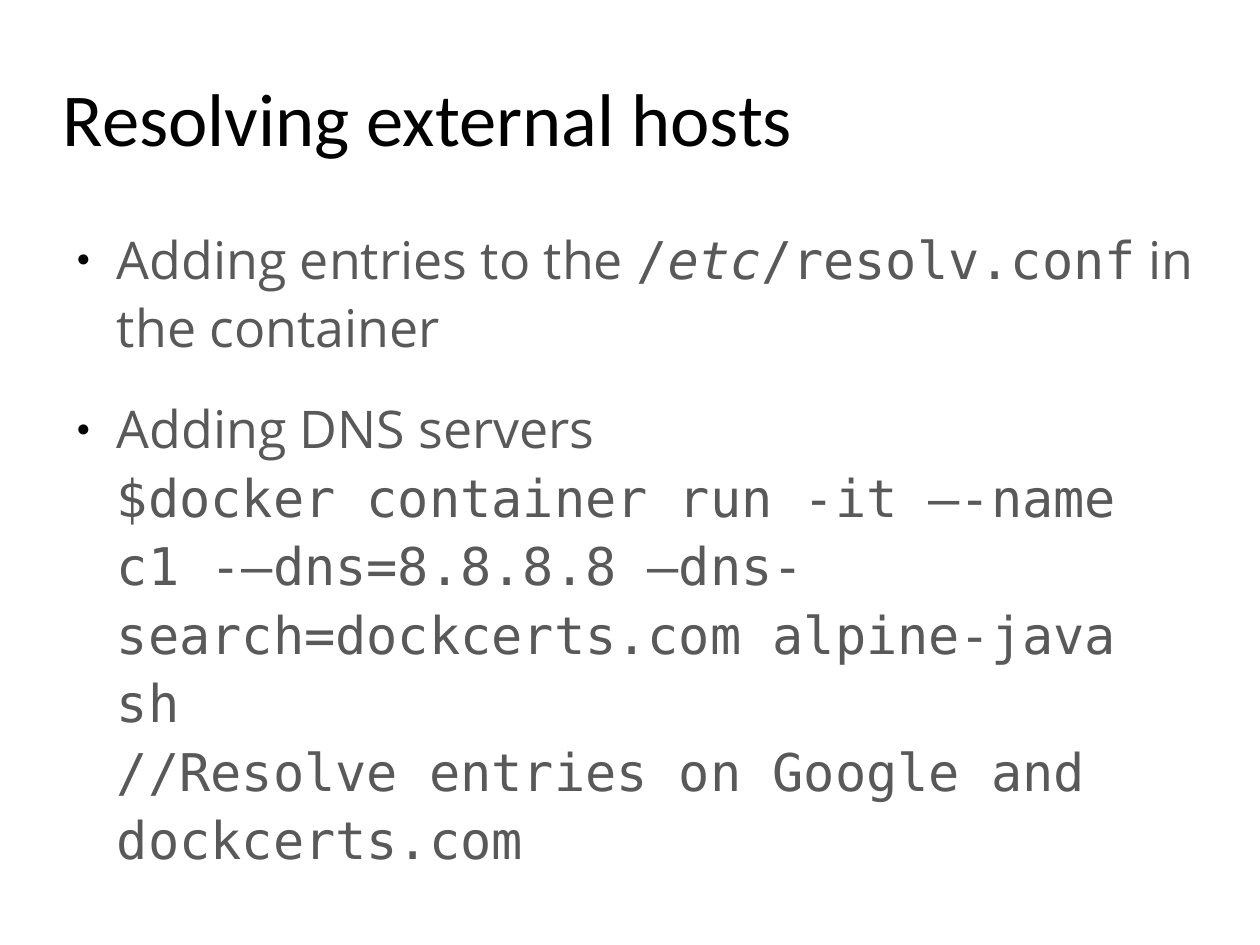
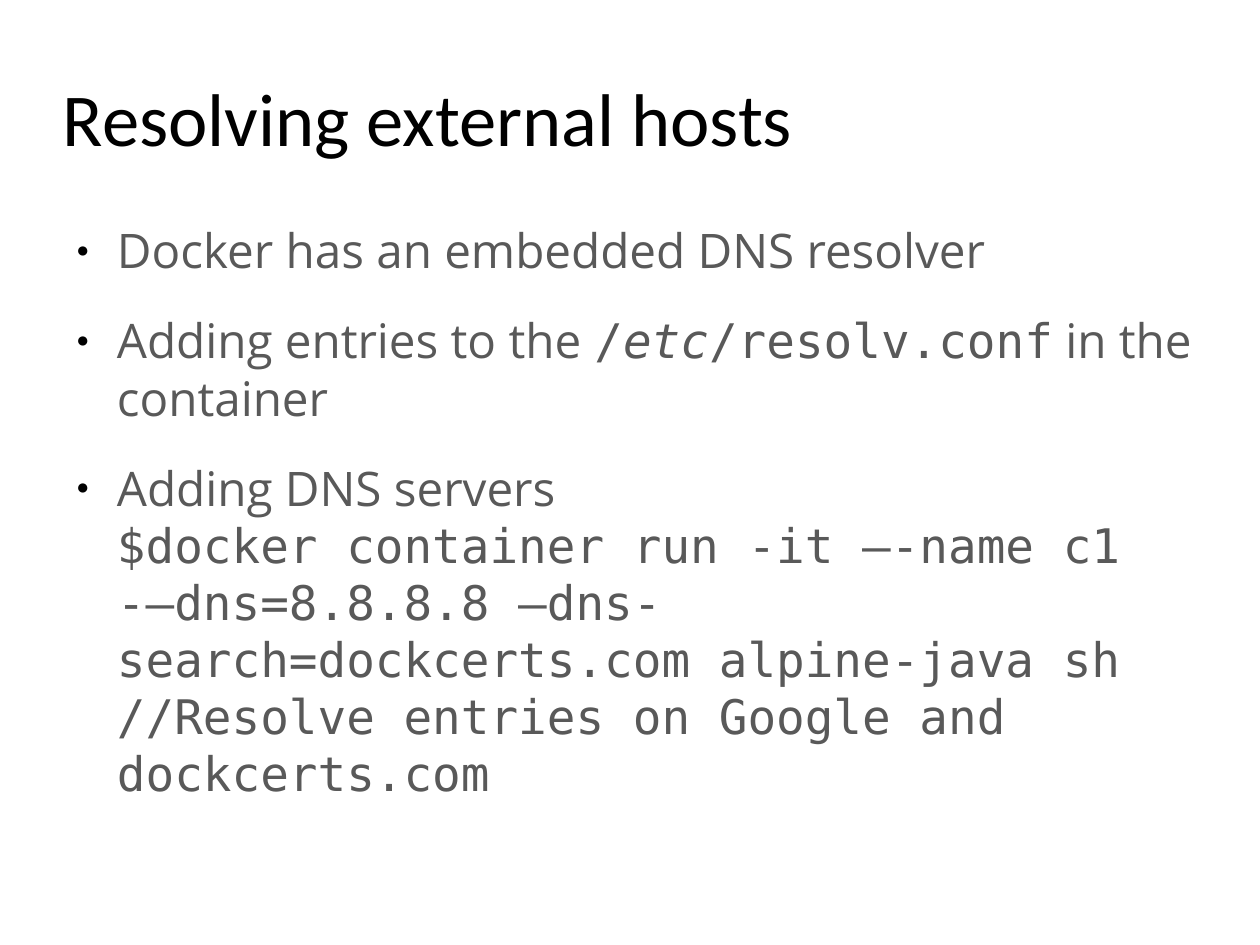
Before and after one commit to yeronimuz/gossip, a slide deck: slide 24 of presentation/docker_for_java_v1.0.odp. Drawn at 1260x945 pixels with LibreOffice and Linux fonts; fonts in the diff are those of the drawing; background and template pictures are left out. Boxes give left, top, right and bottom in pixels: in the first picture for what was removed or moved away, otherwise in the second. Text is boxed around its words. In the diff, an @@ line names an element or a change of style, - is before the commit and + after.

```diff
--- a/presentation/docker_for_java_v1.0.odp
+++ b/presentation/docker_for_java_v1.0.odp
@@ text at (x1=117, y1=232, x2=986, y2=269): paragraph added @@
+● Docker has an embedded DNS resolver
@@ text at (x1=117, y1=321, x2=1192, y2=792): size 32.7 to 30 pt in "Adding entries to the /etc/resolv.conf in the ...", "Adding DNS servers $docker container run -it ..."; line spacing 1.1 to 1 @@
```
Also in this commit, not shown: 7 other slides changed, 2 slides added.
